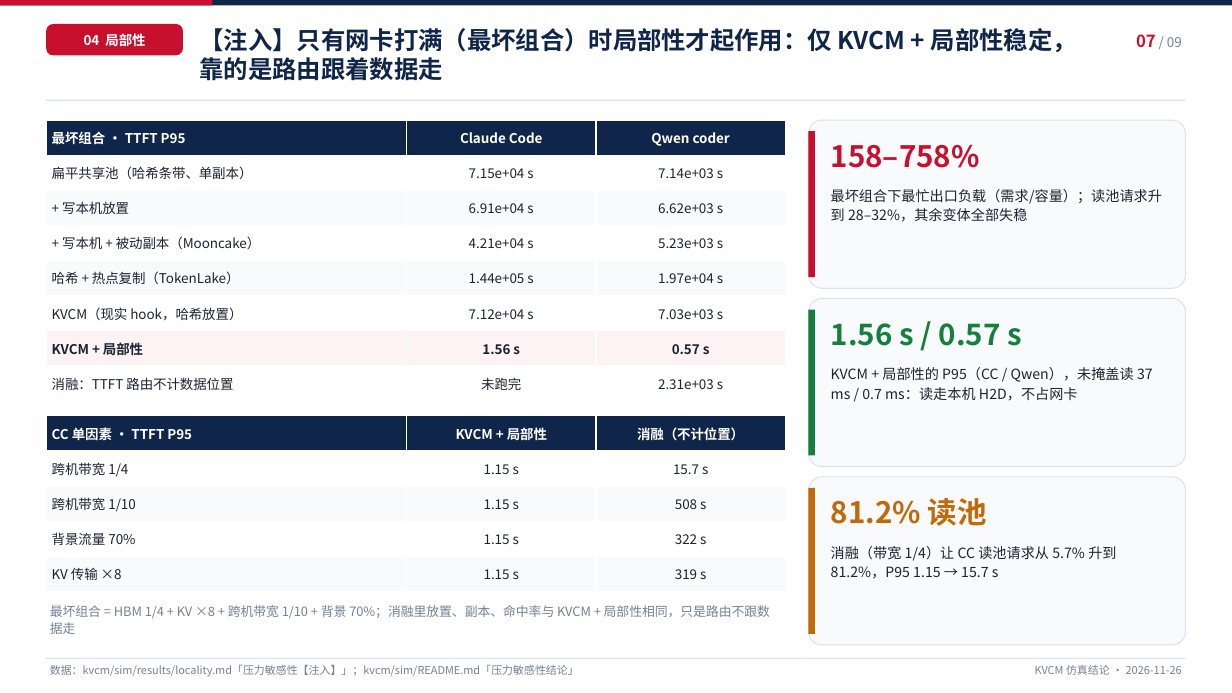
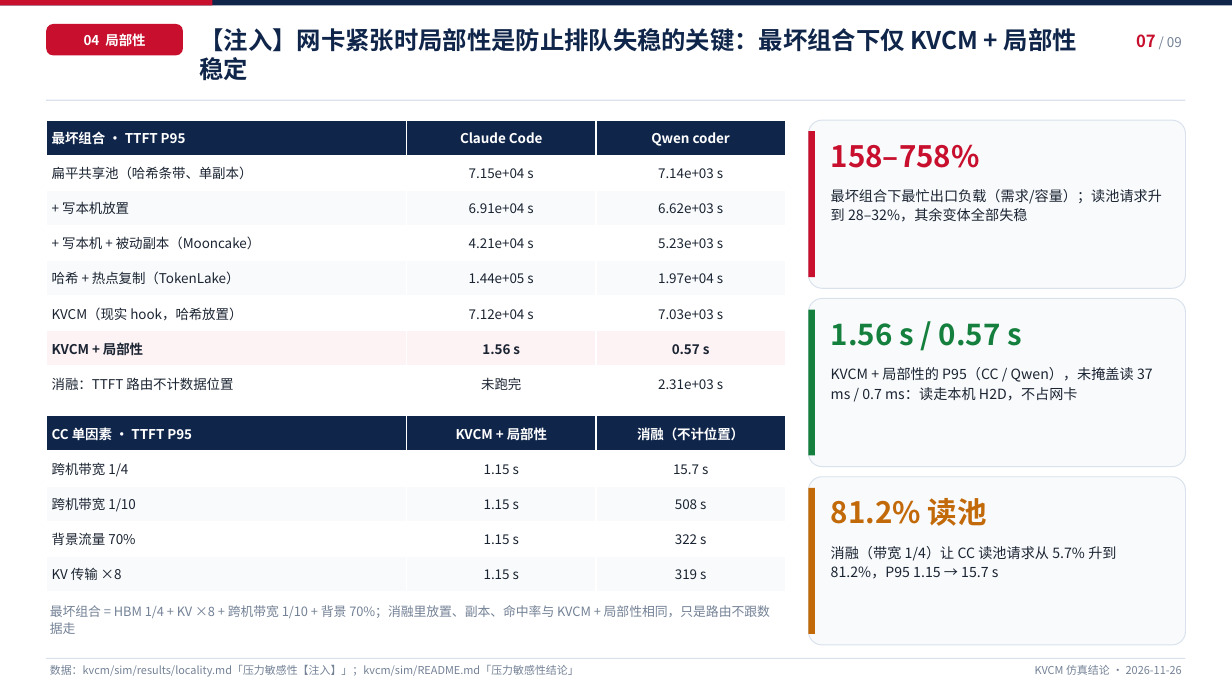
Before and after one commit to 5x8-40/lake, a slide deck: slide 7 of kvcm/report/KVCM-仿真结论-20261126.pptx. Drawn at 1232x693 pixels with LibreOffice and Linux fonts; fonts in the diff are those of the drawing. Boxes give left, top, right and bottom in pixels: in the first picture for what was removed or moved away, otherwise in the second. Text is boxed around its words. In the diff, an @@ line names an element or a change of style, - is before the commit and + after.

```diff
--- a/kvcm/report/KVCM-仿真结论-20261126.pptx
+++ b/kvcm/report/KVCM-仿真结论-20261126.pptx
@@ text at [200, 28, 1077, 80]: text changed @@
-【注入】只有网卡打满（最坏组合）时局部性才起作用：仅 KVCM + 局部性稳定，靠的是路由跟着数据走
+【注入】网卡紧张时局部性是防止排队失稳的关键：最坏组合下仅 KVCM + 局部性稳定
```
Also in this commit, not shown: 2 other slides changed, 1 other file.
